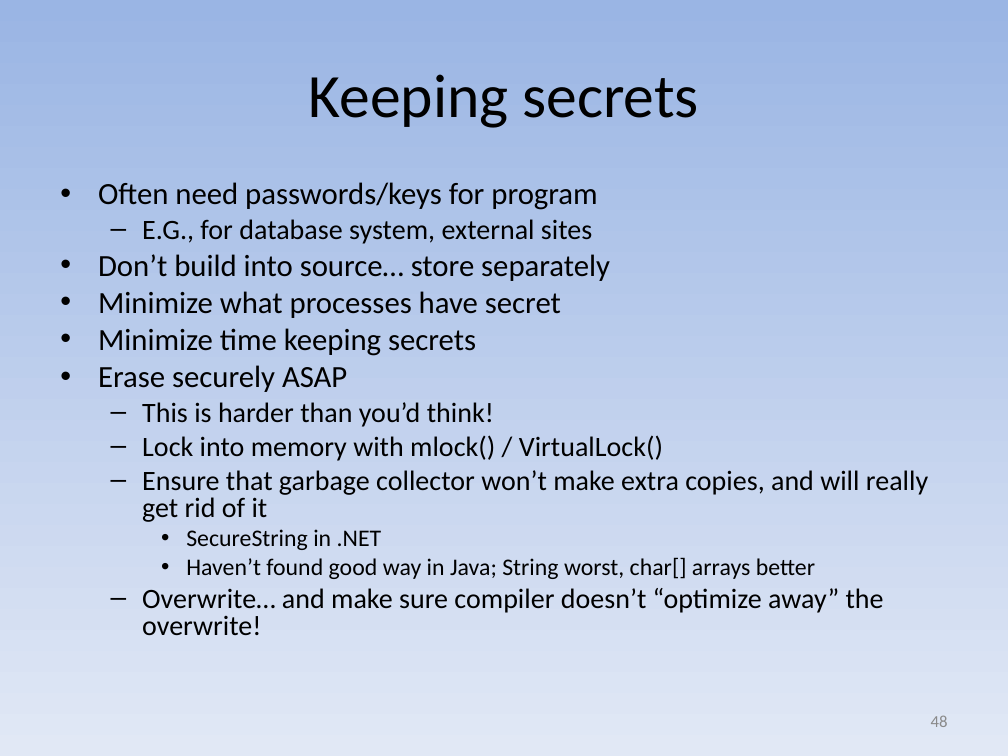
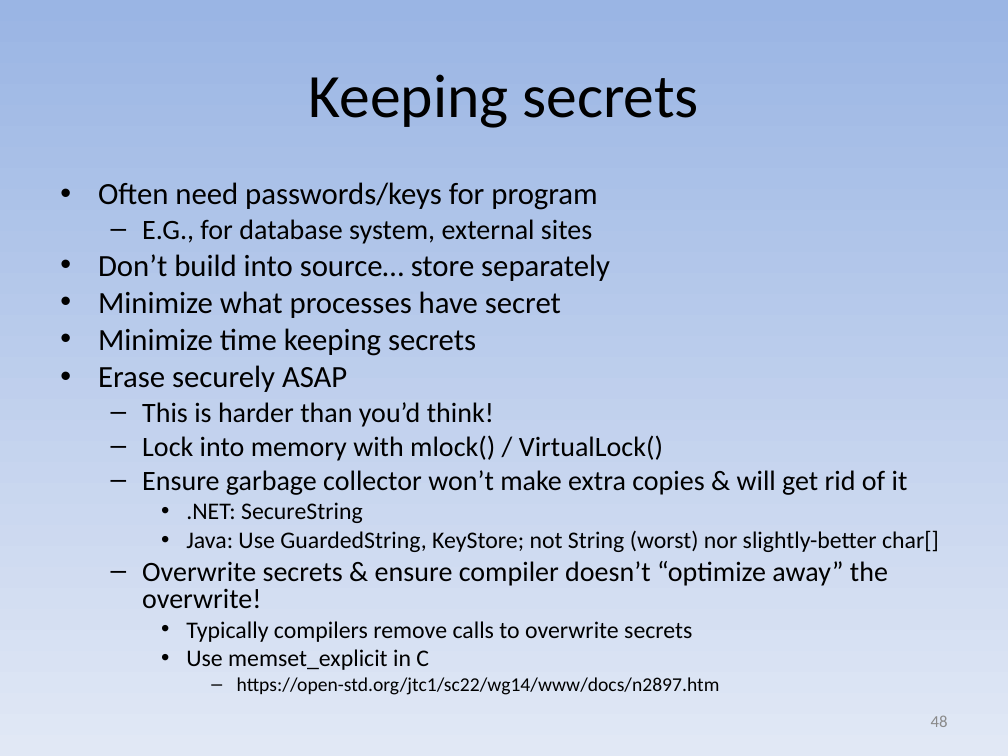
Before and after one commit to david-a-wheeler/david-a-wheeler.github.io, a slide deck: slide 48 of secure-class/presentations/Secure-Software-7-Cryptography.ppt. Drawn at 1008x756 pixels with LibreOffice and Linux fonts; fonts in the diff are those of the drawing. Boxes give left, top, right and bottom in pixels: in the first picture for what was removed or moved away, otherwise in the second. Text is boxed around its words. In the diff, an @@ line names an element or a change of style, - is before the commit and + after.

```diff
--- a/secure-class/presentations/Secure-Software-7-Cryptography.ppt
+++ b/secure-class/presentations/Secure-Software-7-Cryptography.ppt
@@ text at [142, 470, 939, 695]: text changed; size 20 to 17 pt @@
-  – Ensure that garbage collector won’t make extra copies, and will really get rid of it
-    • SecureString in .NET
-    • Haven’t found good way in Java; String worst, char[] arrays better
-  – Overwrite… and make sure compiler doesn’t “optimize away” the overwrite!
+  – Ensure garbage collector won’t make extra copies & will get rid of it
+    • .NET: SecureString
+    • Java: Use GuardedString, KeyStore; not String (worst) nor slightly-better char[]
+  – Overwrite secrets & ensure compiler doesn’t “optimize away” the overwrite!
+    • Typically compilers remove calls to overwrite secrets
+    • Use memset_explicit in C
+      – https://open-std.org/jtc1/sc22/wg14/www/docs/n2897.htm
```
Also in this commit, not shown: 1 other file.
